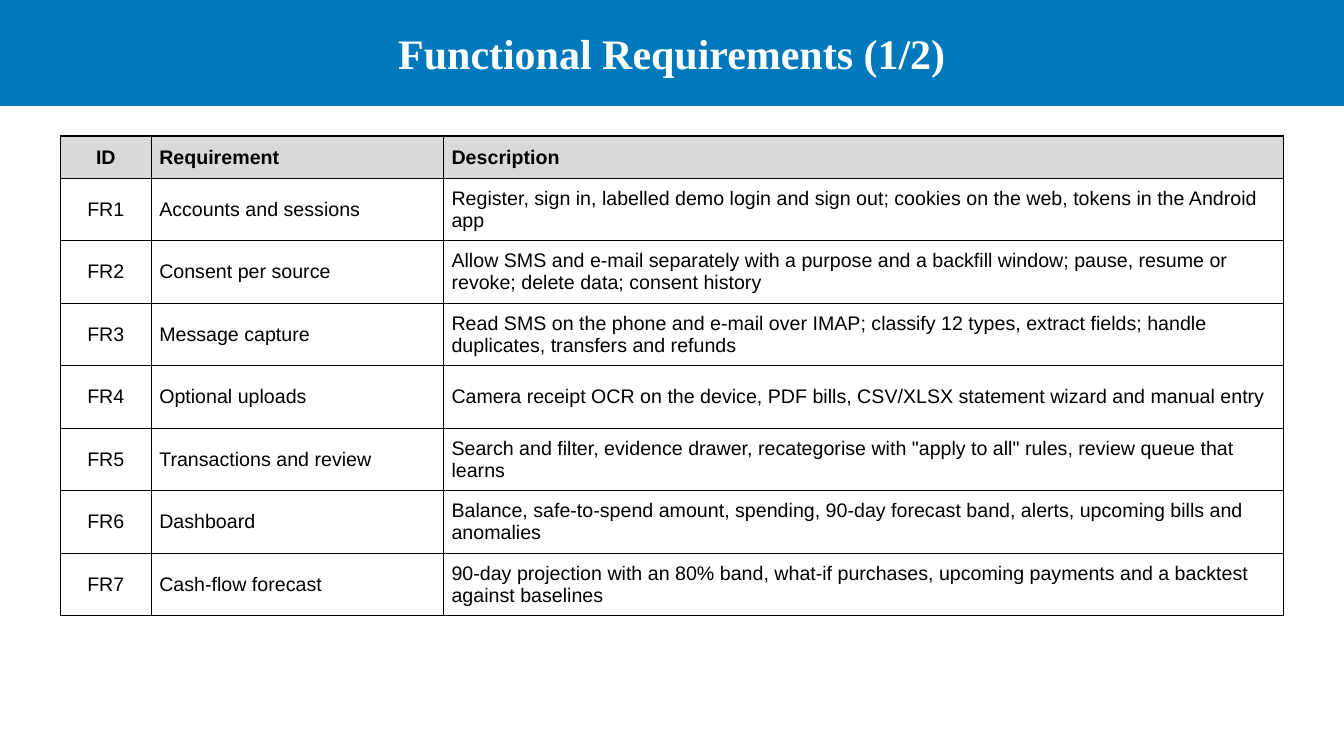
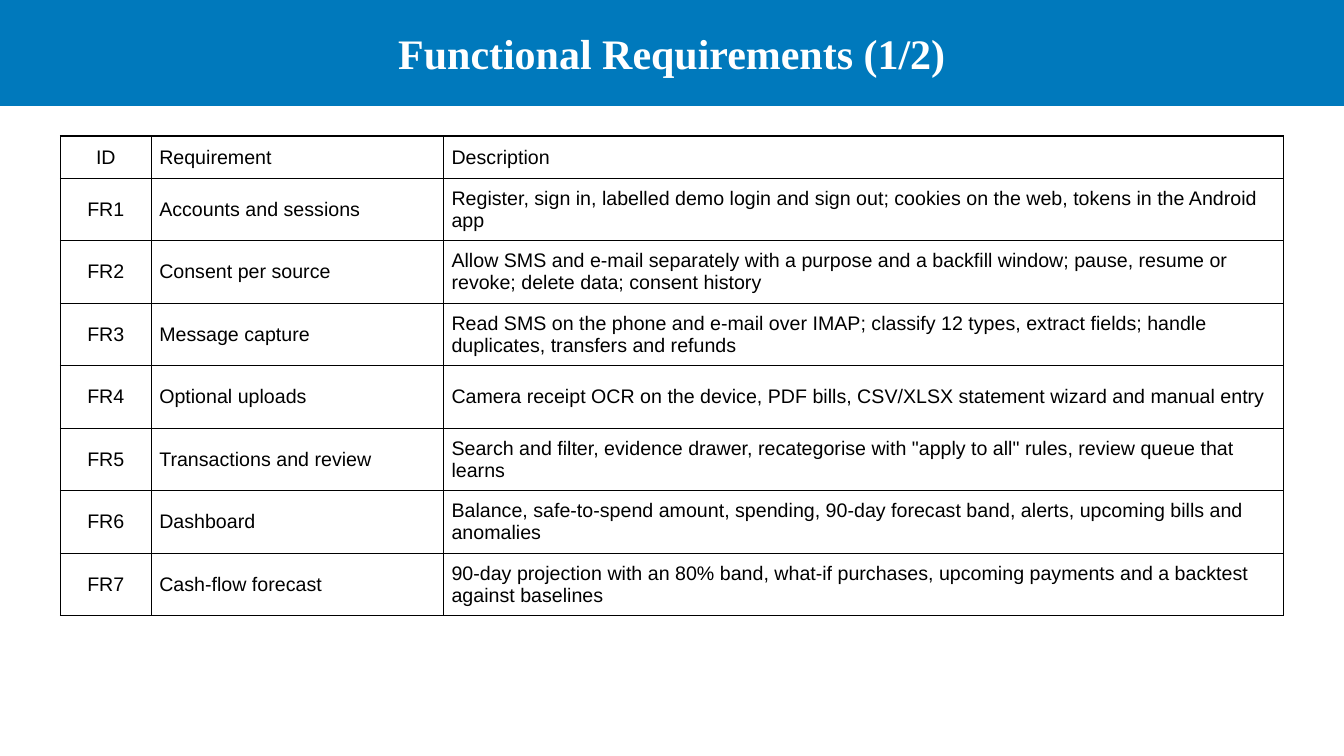
Before and after one commit to CodeMaster747/FinPilot-AI, a slide deck: slide 5 of fsd/FinPilot_AI_Project_Presentation_v2.pptx. Drawn at 1344x756 pixels with LibreOffice and Linux fonts; fonts in the diff are those of the drawing; background and template pictures are left out. Boxes give left, top, right and bottom in pixels: in the first picture for what was removed or moved away, otherwise in the second. Text is boxed around its words. In the diff, an @@ line names an element or a change of style, - is before the commit and + after.

```diff
--- a/fsd/FinPilot_AI_Project_Presentation_v2.pptx
+++ b/fsd/FinPilot_AI_Project_Presentation_v2.pptx
@@ table at (60, 136, 1284, 616) @@
@@ fill #D9D9D9 to none in row 1 @@
@@ bold off in "ID", "Requirement", "Description" @@
```
Also in this commit, not shown: 5 other slides changed, 1 other file.
